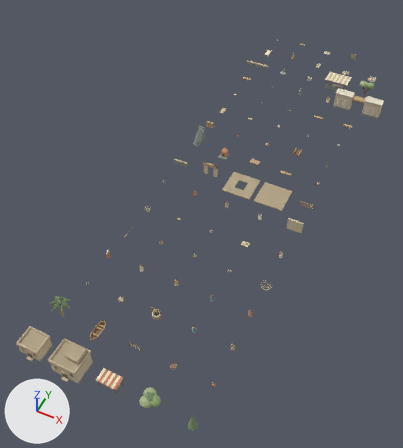
A saved change to the Blender file assets/source/galilee-kit.blend.
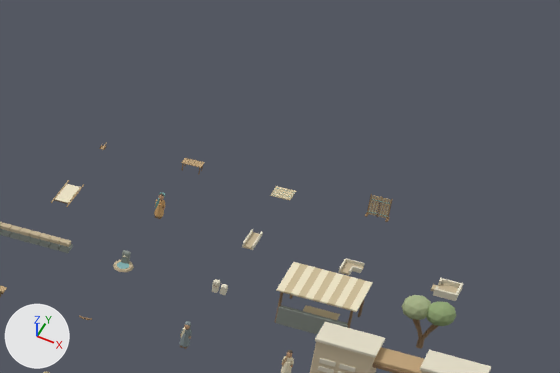
There are two pictures of each version: one whole from a 50 mm camera at (43.5, -28.3, 80.2) aimed at (8.5, 41.8, -7.4), one close up on the part from 62% to 100% of the width and 0% to 23% of the height. Arrows for +X, +Y and +Z are at lower left; the lights stay in place. The first two pictures are the older version.

In view in the first close-up: 'farm_shelter.004', 'split_olive.004', 'terrace_wall.004', 'town_gate.004', 'water_basin.005' and 12 more.
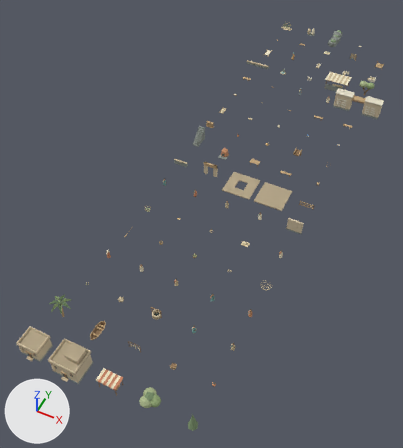
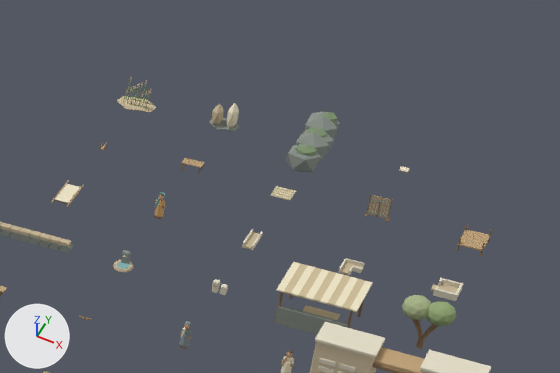
Pixel boxes (x1, y1, x2, y2) of what changed, in the close-ups (560 x 373 px):
```json
{"object": "cove_headland", "change": "added", "after": [285, 111, 340, 172]}
{"object": "reed_bank", "change": "added", "after": [117, 77, 156, 112], "on screen": "beige"}
{"object": "split_rock", "change": "added", "after": [209, 103, 240, 131]}
{"object": "landing_pier", "change": "added", "after": [456, 224, 492, 257], "on screen": "beige"}
{"object": "boat_cushion", "change": "added", "after": [399, 166, 410, 173]}
```

Scene script edits in JSON lines:
```json
{"op": "add", "block": "me_cube_441", "code": ["me_cube_441 = bpy.data.meshes.new('Cube.441')", "me_cube_441.from_pydata(...)  # 32 vertices, 32 faces; spans x -0.33..0.33, y -0.262..0.25, z 0.0..0.18", "me_cube_441.materials.append(mat_way_vertex_palette)"]}
{"op": "add", "block": "me_icosphere_105", "code": ["me_icosphere_105 = bpy.data.meshes.new('Icosphere.105')", "me_icosphere_105.from_pydata(...)  # 120 vertices, 200 faces; spans x -1.43..1.46, y -3.54..3.54, z -0.6..2.02", "me_icosphere_105.materials.append(mat_way_vertex_palette)"]}
{"op": "add", "block": "me_icosphere_102", "code": ["me_icosphere_102 = bpy.data.meshes.new('Icosphere.102')", "me_icosphere_102.from_pydata(...)  # an icosphere of 20 faces spanning x -0.98..-0.14, y -0.55..0.55, z -0.18..1.74; an icosphere of 20 faces spanning x 0.14..0.98, y -0.49..0.73, z -0.21..2.03; an icosphere of 20 faces spanning x -1.21..1.21, y -0.56..1.06, z -0.12..0.24", "me_icosphere_102.materials.append(mat_way_vertex_palette)"]}
{"op": "add", "block": "me_icosphere_101", "code": ["me_icosphere_101 = bpy.data.meshes.new('Icosphere.101')", "me_icosphere_101.from_pydata(...)  # 298 vertices, 215 faces; spans x -1.61..1.61, y -0.89..0.89, z -0.11..2.06", "me_icosphere_101.materials.append(mat_way_vertex_palette)"]}
{"op": "add", "block": "me_cube_430", "code": ["me_cube_430 = bpy.data.meshes.new('Cube.430')", "me_cube_430.from_pydata(...)  # 148 vertices, 106 faces; spans x -0.9..0.9, y -1.04..1.04, z -0.37..0.63", "me_cube_430.materials.append(mat_way_vertex_palette)"]}
{"op": "add", "block": "ob_boat_cushion", "code": ["ob_boat_cushion = bpy.data.objects.new('boat_cushion', me_cube_441)", "ob_boat_cushion.location = (21.0, 112.0, 0.0)"]}
{"op": "add", "block": "ob_cove_headland", "code": ["ob_cove_headland = bpy.data.objects.new('cove_headland', me_icosphere_105)", "ob_cove_headland.location = (14.0, 112.0, 0.0)"]}
{"op": "add", "block": "ob_split_rock", "code": ["ob_split_rock = bpy.data.objects.new('split_rock', me_icosphere_102)", "ob_split_rock.location = (7.0, 112.0, 0.0)"]}
{"op": "add", "block": "ob_reed_bank", "code": ["ob_reed_bank = bpy.data.objects.new('reed_bank', me_icosphere_101)", "ob_reed_bank.location = (0.0, 112.0, 0.0)"]}
{"op": "add", "block": "ob_landing_pier", "code": ["ob_landing_pier = bpy.data.objects.new('landing_pier', me_cube_430)", "ob_landing_pier.location = (28.0, 105.0, 0.0)"]}
```
